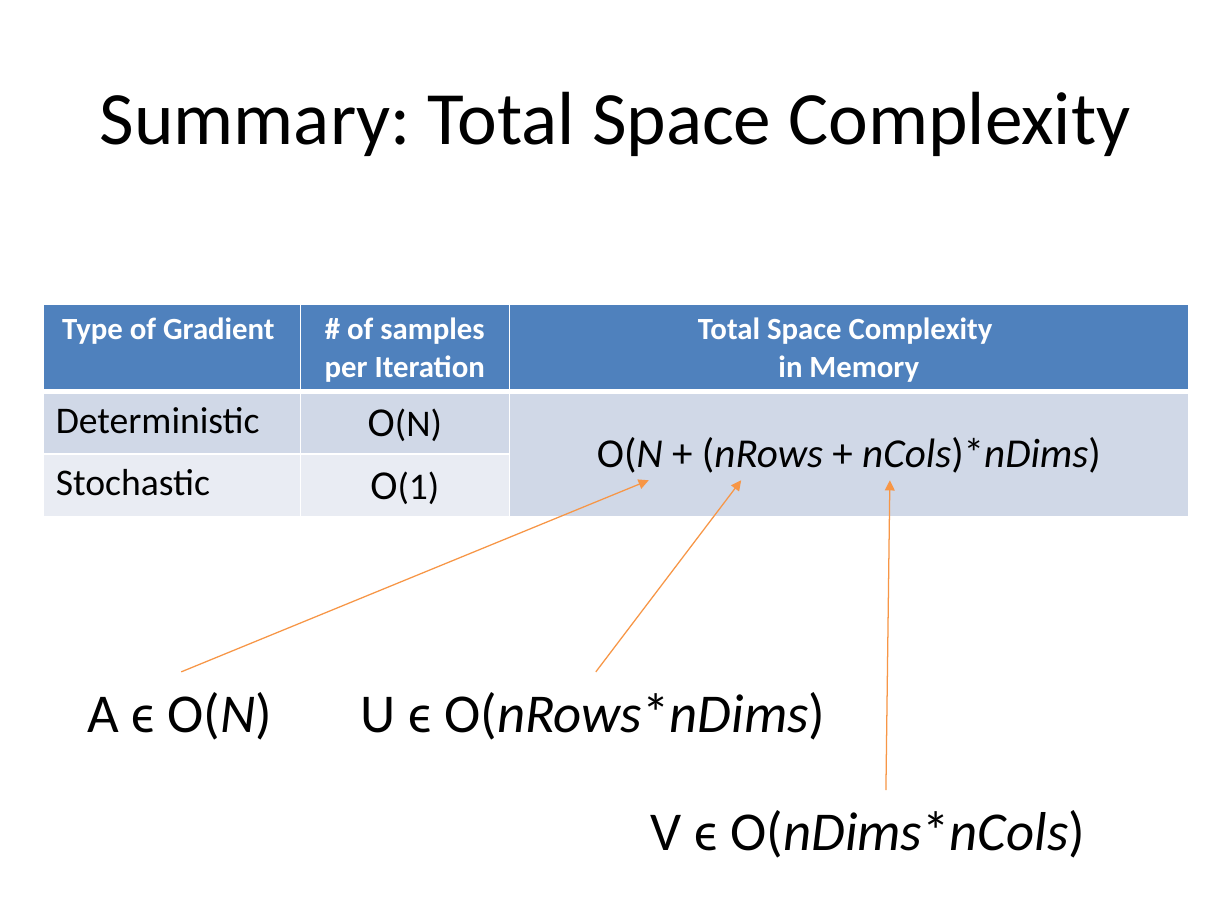
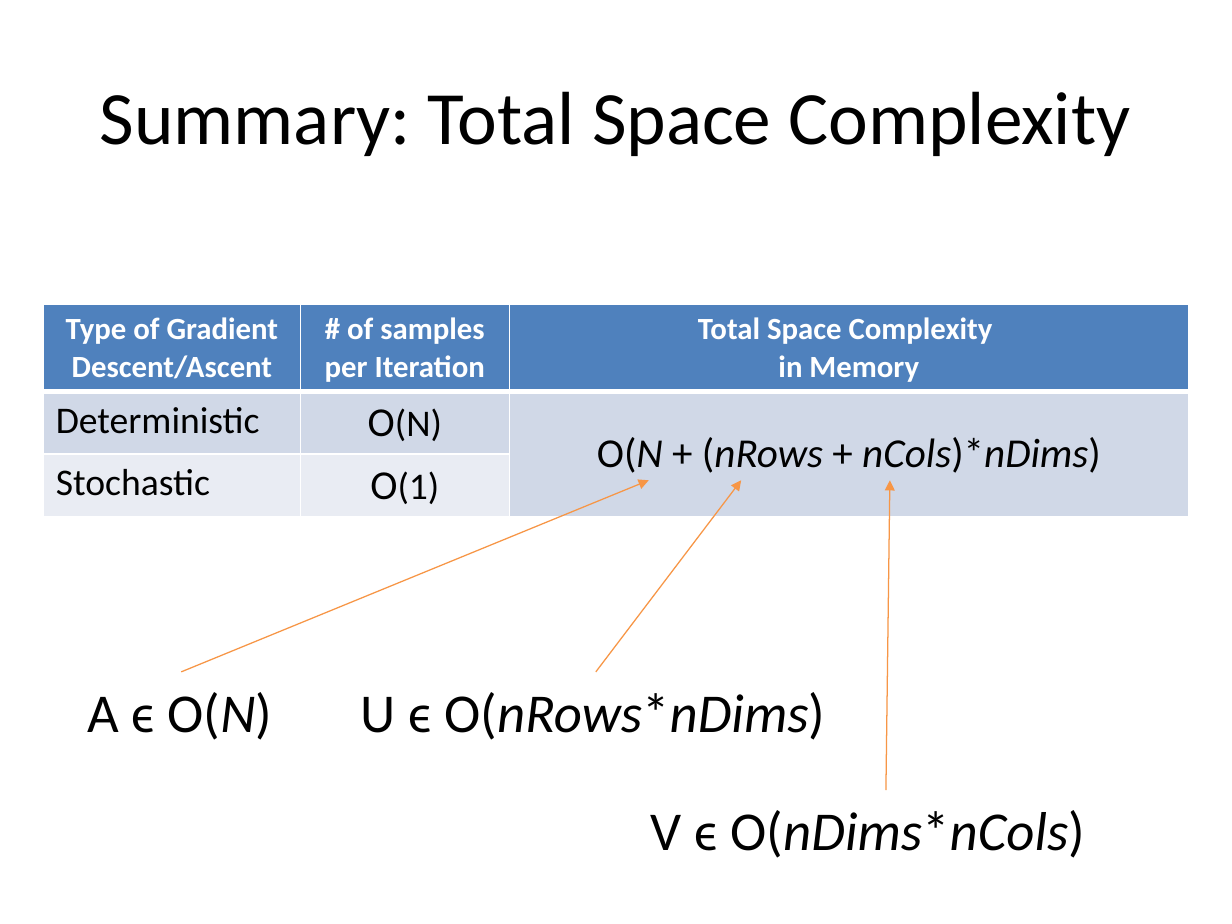
Before and after one commit to jamestklo/MatrixFactorizationMatlab, a slide deck: slide 35 of cs534L-SAGmf.pptx (slide 34 before the commit). Drawn at 1232x924 pixels with LibreOffice and Linux fonts; fonts in the diff are those of the drawing; grey boxes stand for pictures. Boxes give left, top, right and bottom in pixels: in the first picture for what was removed or moved away, otherwise in the second. Text is boxed around its words. In the diff, an @@ line names an element or a change of style, - is before the commit and + after.

```diff
--- a/cs534L-SAGmf.pptx
+++ b/cs534L-SAGmf.pptx
@@ table at (x1=43, y1=304, x2=1188, y2=514) @@
-row 1, column 1: Type of Gradient
+row 1, column 1: Type of Gradient Descent/Ascent
```
Also in this commit, not shown: 6 other slides changed, 1 slide added.
